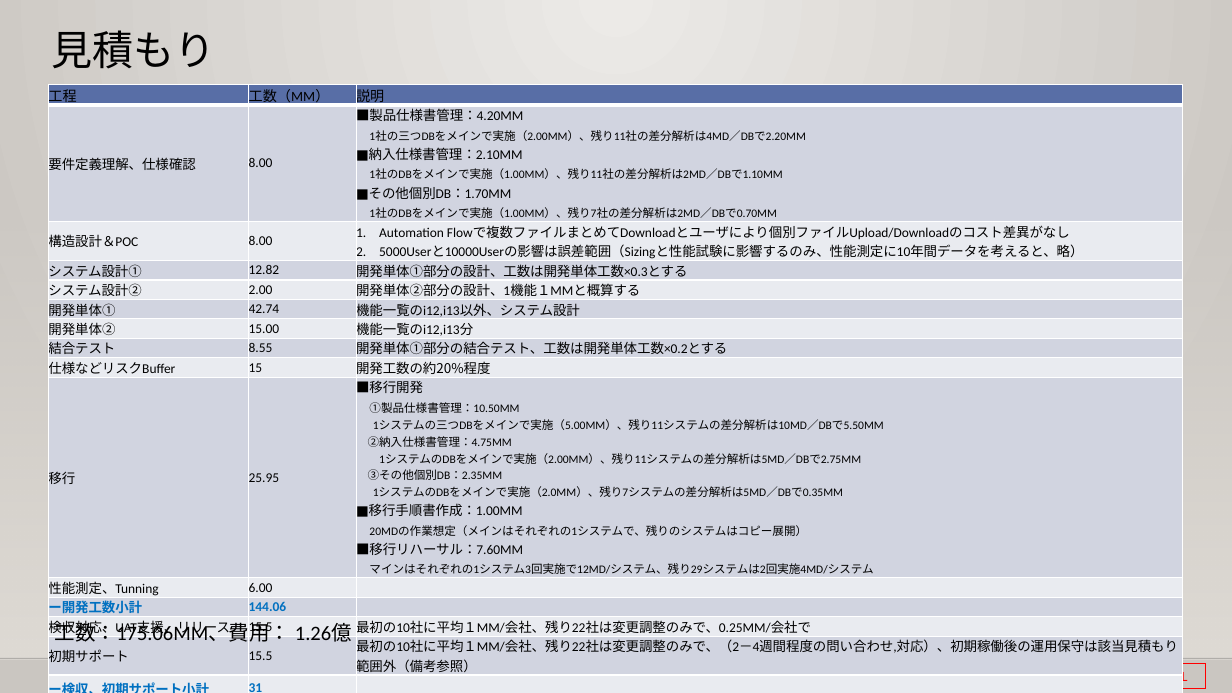
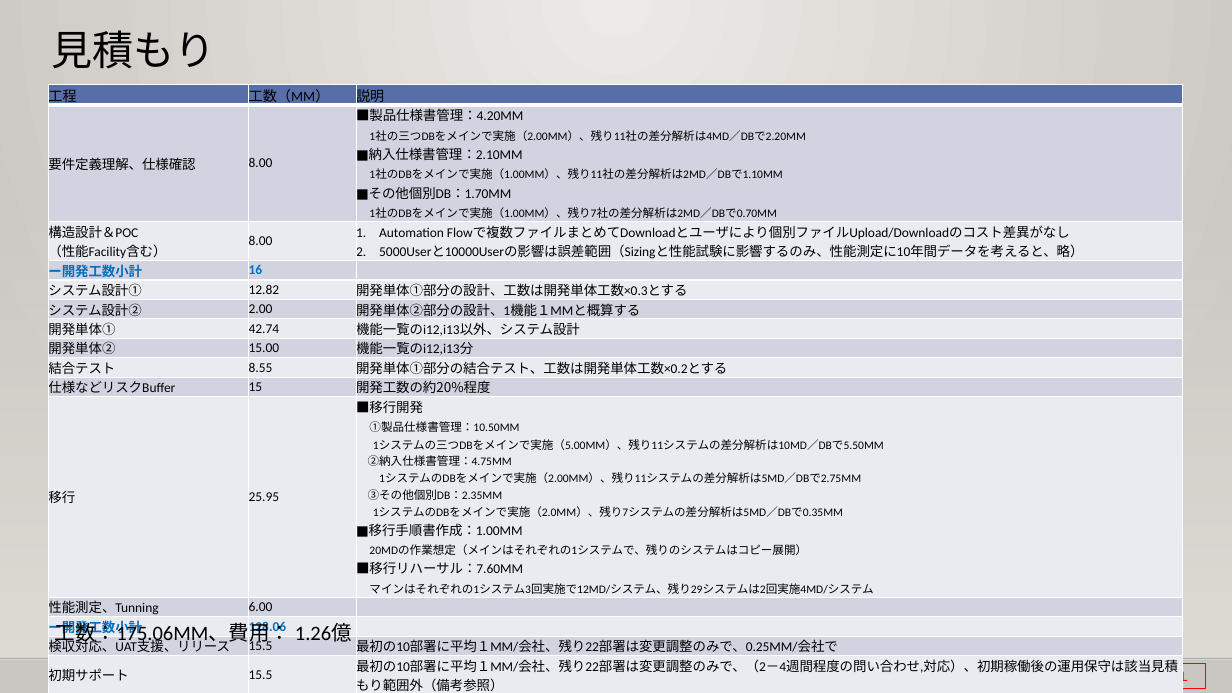
Before and after one commit to 0494938/Notes--CMS-Online, a slide deck: slide 32 of Notesアプリ刷新プロジェクト提案見積もり.v3 (要約付き).pptx. Drawn at 1232x693 pixels with LibreOffice and Linux fonts; fonts in the diff are those of the drawing; background and template pictures are left out. Boxes give left, top, right and bottom in pixels: in the first picture for what was removed or moved away, otherwise in the second. Text is boxed around its words. In the diff, an @@ line names an element or a change of style, - is before the commit and + after.

```diff
--- a/Notesアプリ刷新プロジェクト提案見積もり.v3 (要約付き).pptx
+++ b/Notesアプリ刷新プロジェクト提案見積もり.v3 (要約付き).pptx
@@ table at bbox=[48, 84, 1182, 693] @@
-row 3: 構造設計＆POC | 8.00 | Automation Flowで複数ファイルまとめてDownloadとユーザにより個別ファイルUpload/Downloadのコスト差異がなし / 5000Userと10000Userの影響は誤差範囲（Sizingと性能試験に影響するのみ、性能測定に10年間データを考えると、略）
+row 3: 構造設計＆POC / （性能Facility含む） | 8.00 | Automation Flowで複数ファイルまとめてDownloadとユーザにより個別ファイルUpload/Downloadのコスト差異がなし / 5000Userと10000Userの影響は誤差範囲（Sizingと性能試験に影響するのみ、性能測定に10年間データを考えると、略）
+row 4: ー開発工数小計 | 16 | 
-row 13, column 2: 144.06
+row 13, column 2: 128.06
-row 14, column 3: 最初の10社に平均１MM/会社、残り22社は変更調整のみで、0.25MM/会社で
+row 14, column 3: 最初の10部署に平均１MM/会社、残り22部署は変更調整のみで、0.25MM/会社で
-row 15, column 3: 最初の10社に平均１MM/会社、残り22社は変更調整のみで、（2－4週間程度の問い合わせ,対応）、初期稼働後の運用保守は該当見積もり範囲外（備考参照）
+row 15, column 3: 最初の10部署に平均１MM/会社、残り22部署は変更調整のみで、（2－4週間程度の問い合わせ,対応）、初期稼働後の運用保守は該当見積もり範囲外（備考参照）
```
Also in this commit, not shown: 12 other slides changed, 1 other file.
